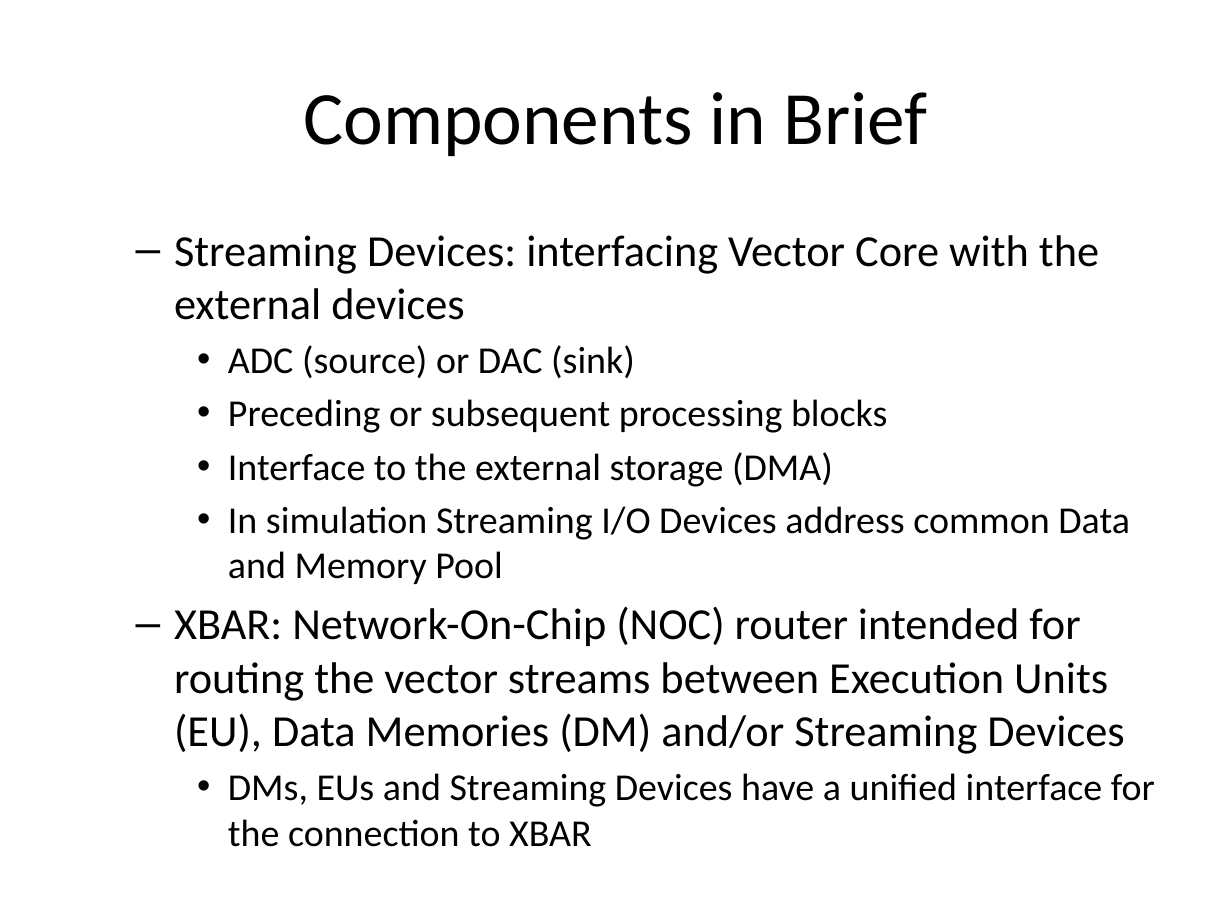
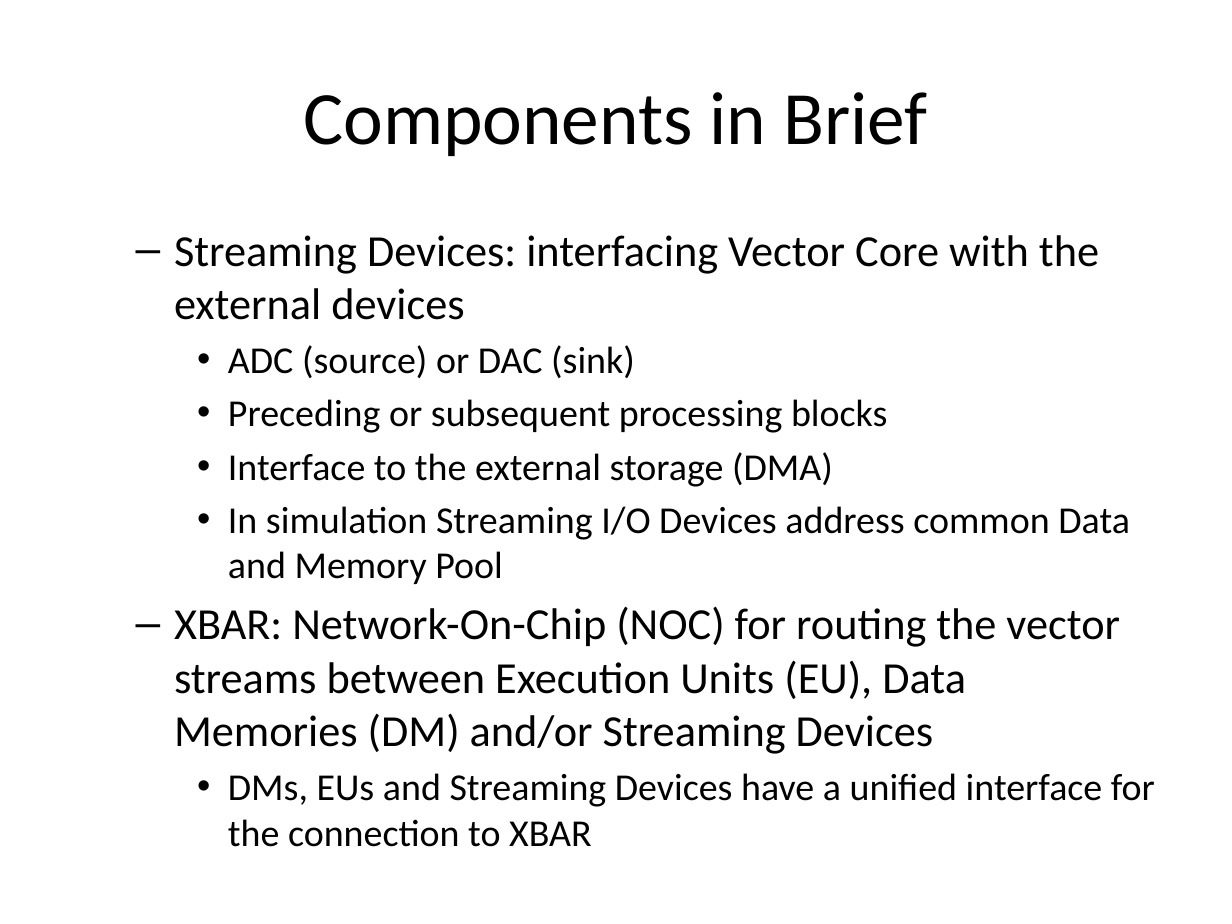
Before and after one commit to timurkelin/simsimd, a slide deck: slide 13 of doc/simsimd.pptx. Drawn at 1232x924 pixels with LibreOffice and Linux fonts; fonts in the diff are those of the drawing; background and template pictures are left out. Boxes give left, top, right and bottom in pixels: in the first picture for what was removed or moved away, otherwise in the second. Text is boxed around its words. In the diff, an @@ line names an element or a change of style, - is before the commit and + after.

```diff
--- a/doc/simsimd.pptx
+++ b/doc/simsimd.pptx
@@ text at (174,606,1120,754): text changed @@
-  – XBAR: Network-On-Chip (NOC) router intended for routing the vector streams between Execution Units (EU), Data Memories (DM) and/or Streaming Devices
+  – XBAR: Network-On-Chip (NOC) for routing the vector streams between Execution Units (EU), Data Memories (DM) and/or Streaming Devices
```
Also in this commit, not shown: 5 other slides changed, 1 other file.
